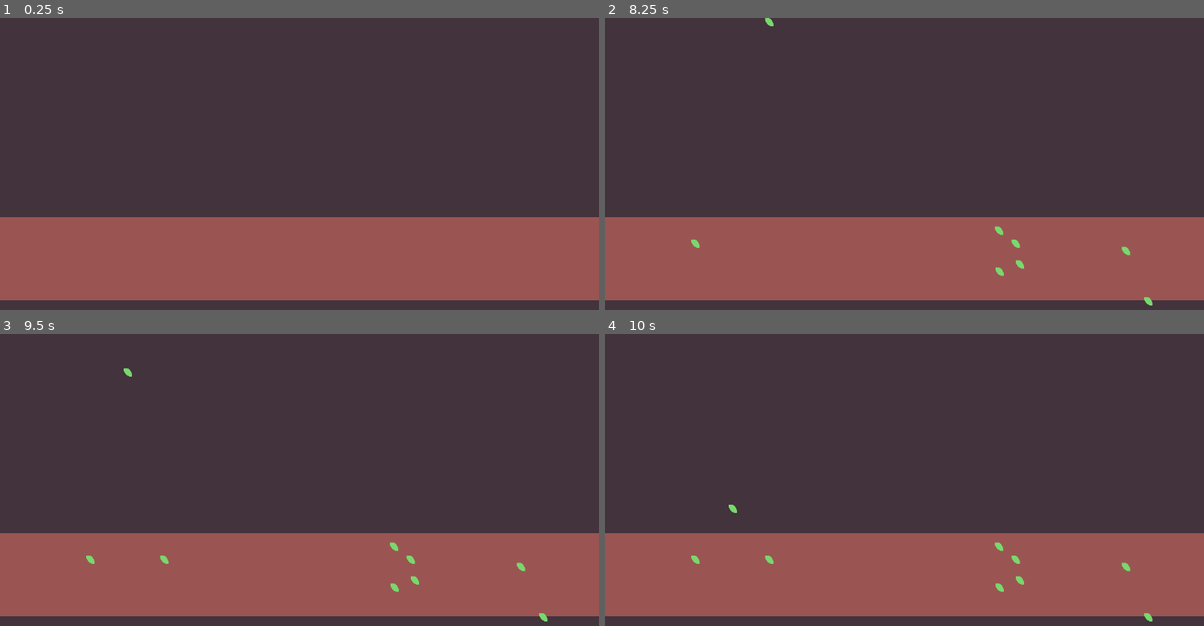
Above: before the commit, frames 1-4 (two rows, left to right).
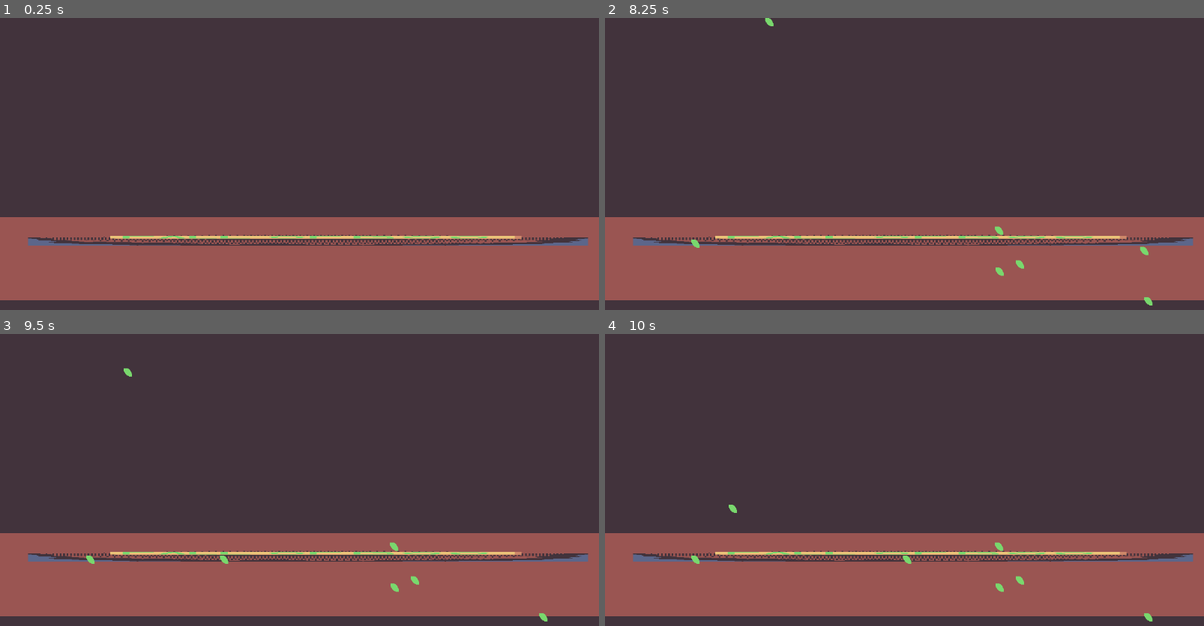
Above: after the commit, the same moments.

Repository: NHemmerly/wild-jam-85
Game: Godot game, scene res://level/map_only/map_only.tscn
Two runs of this game, one before a commit and one after it. Both use one fixed random seed, a clock stepped at 60 frames per second and the inputs below. The project has no main scene, so this scene is started directly.
Inputs:
- Up to frame 1 (0.25 s): no input
- Up to frame 2 (8.25 s): tap Enter at 0.5, 2.75, 7.25 s; tap Space at 2, 5 s
- Up to frame 3 (9.5 s): tap Space at 8.75 s
- Up to frame 4 (10 s): no input

The runs differ from the first frame. In frame 1, 2.5% of the frame differs, in the area x 4-99%, y 74-78%; in frame 2, 2.5%, in the area x 4-99%, y 74-82%; in frame 3, 2.5%; in frame 4, 2.5%.

Commit message:
add belt
added and fixed the belt kinda

Diff:
--- a/game/belt/belt.gd
+++ b/game/belt/belt.gd
@@ -2,16 +2,15 @@
 var speed = 300
 var conveying = false
 @onready var direction = Vector2.from_angle(rotation)
-@onready var leaf_body = $"../TEST_OBJ"
+@onready var leaf_body
 
 func _ready() -> void:
 
 	print(direction)
 
-func _on_body_entered(leaf_body) -> void:
+func _on_body_entered(body: RigidBody2D) -> void:
 	conveying = true
-	#body = leaf_bod
-	#leaf_body.picked = false
+	leaf_body = body
 	print("enter")
 
 #
--- a/level/map_only/map_only.tscn
+++ b/level/map_only/map_only.tscn
@@ -1,8 +1,9 @@
-[gd_scene load_steps=8 format=4 uid="uid://vhf6lhoqr3jy"]
+[gd_scene load_steps=9 format=4 uid="uid://vhf6lhoqr3jy"]
 
 [ext_resource type="Script" uid="uid://dm4h17wurvpq7" path="res://game/player/player.gd" id="1_d3ao2"]
 [ext_resource type="Texture2D" uid="uid://dymipmy2heixw" path="res://assets/png/tilesheet-1.png" id="2_ns6pg"]
 [ext_resource type="PackedScene" uid="uid://dctqiqgfd2b7l" path="res://level/leaf_spawner/leaf_spawner.tscn" id="3_iswir"]
+[ext_resource type="PackedScene" uid="uid://bmhlecg3u8rri" path="res://game/belt/belt.tscn" id="4_ufh38"]
 
 [sub_resource type="TileSetAtlasSource" id="TileSetAtlasSource_iswir"]
 texture = ExtResource("2_ns6pg")
@@ -61,3 +62,6 @@
 [node name="item_surface" type="TileMapLayer" parent="."]
 tile_map_data = PackedByteArray("AAAAABgAAAACAAAAAAAAABkAAAACAAAAAAAAABoAAAACAAAAAAAAABsAAAACAAAAAAAAABwAAAACAAAAAAAAAB …(11440 unchanged characters)…
 tile_set = SubResource("TileSet_b45g7")
+
+[node name="belt" parent="." instance=ExtResource("4_ufh38")]
+position = Vector2(214, 431)
